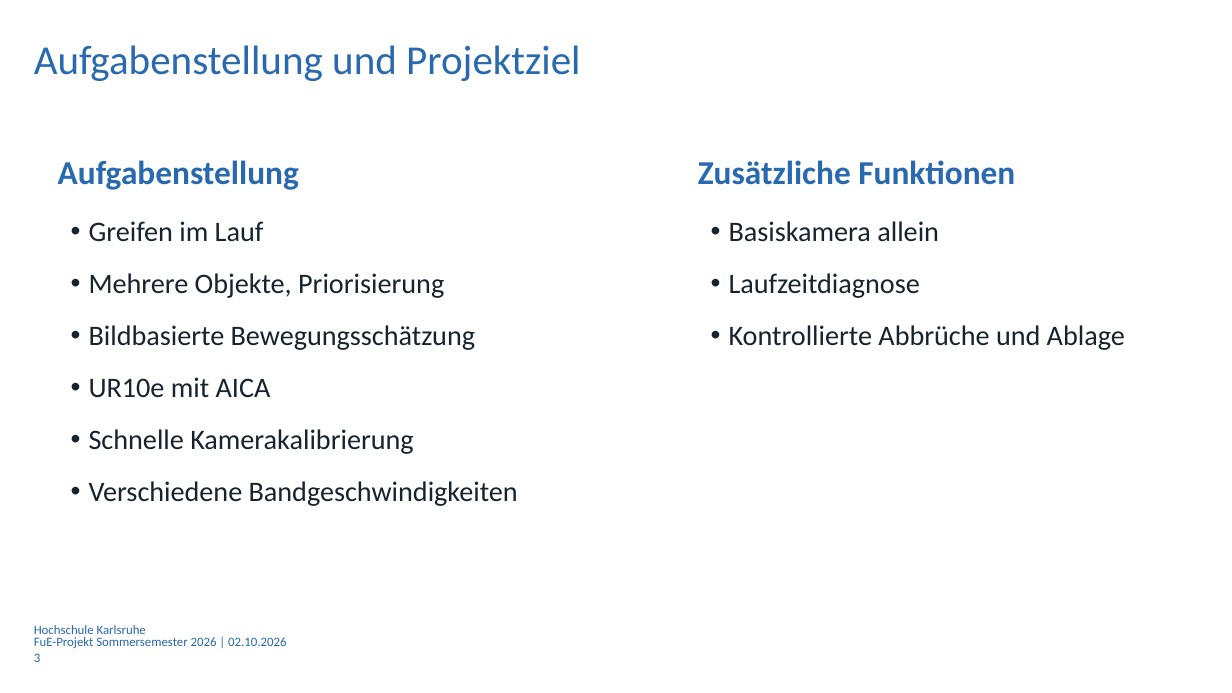
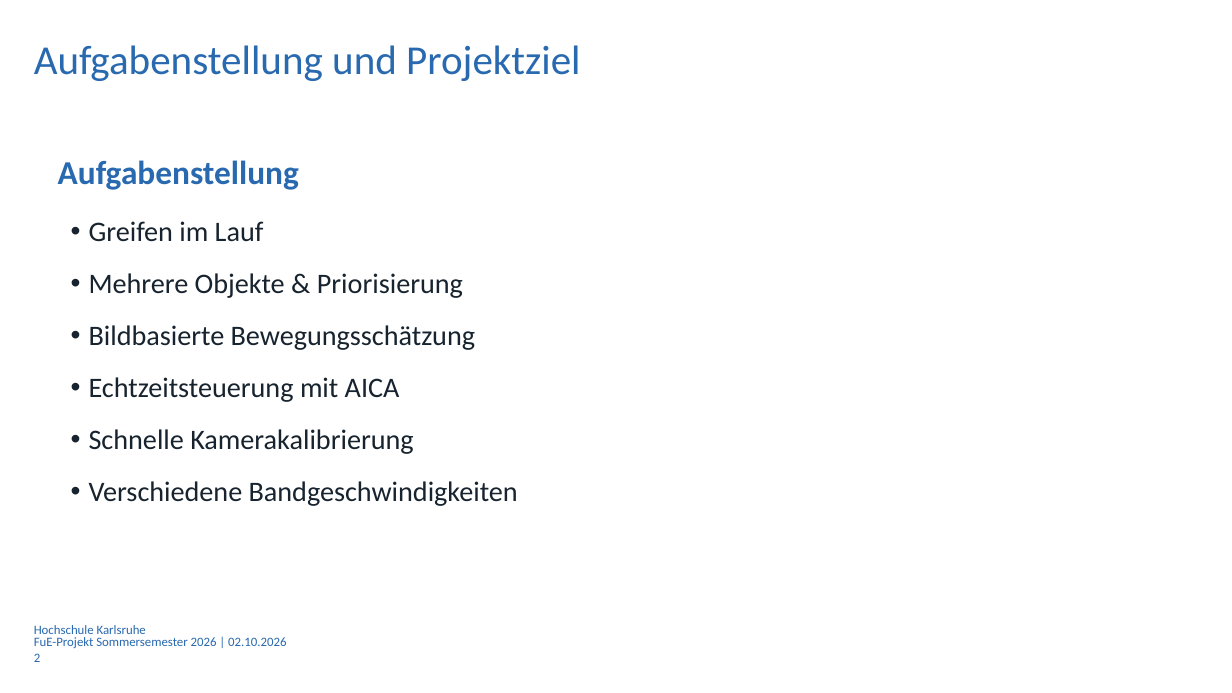
Before and after one commit to Luze212/roboter_tetris, a slide deck: slide 2 of Projektbericht/Presentation/Abschlussprasentation_RoboterTetris_V01.pptx (slide 3 before the commit). Drawn at 1232x693 pixels with LibreOffice and Linux fonts; fonts in the diff are those of the drawing; background and template pictures are left out. Boxes give left, top, right and bottom in pixels: in the first picture for what was removed or moved away, otherwise in the second. Text is boxed around its words. In the diff, an @@ line names an element or a change of style, - is before the commit and + after.

```diff
--- a/Projektbericht/Presentation/Abschlussprasentation_RoboterTetris_V01.pptx
+++ b/Projektbericht/Presentation/Abschlussprasentation_RoboterTetris_V01.pptx
@@ text removed at box(698, 160, 1015, 185) @@
-Zusätzliche Funktionen
@@ text removed at box(729, 221, 939, 242) @@
-• Basiskamera allein
@@ text at box(89, 273, 463, 298): text changed @@
-• Mehrere Objekte, Priorisierung
+• Mehrere Objekte & Priorisierung
@@ text removed at box(729, 273, 920, 298) @@
-• Laufzeitdiagnose
@@ text removed at box(729, 325, 1125, 350) @@
-• Kontrollierte Abbrüche und Ablage
@@ text at box(89, 377, 400, 402): text changed @@
-• UR10e mit AICA
+• Echtzeitsteuerung mit AICA
@@ page number at box(34, 653, 40, 662): text changed @@
-3
+2
```
Also in this commit, not shown: 6 other slides changed, 1 slide removed, 3 other files.
